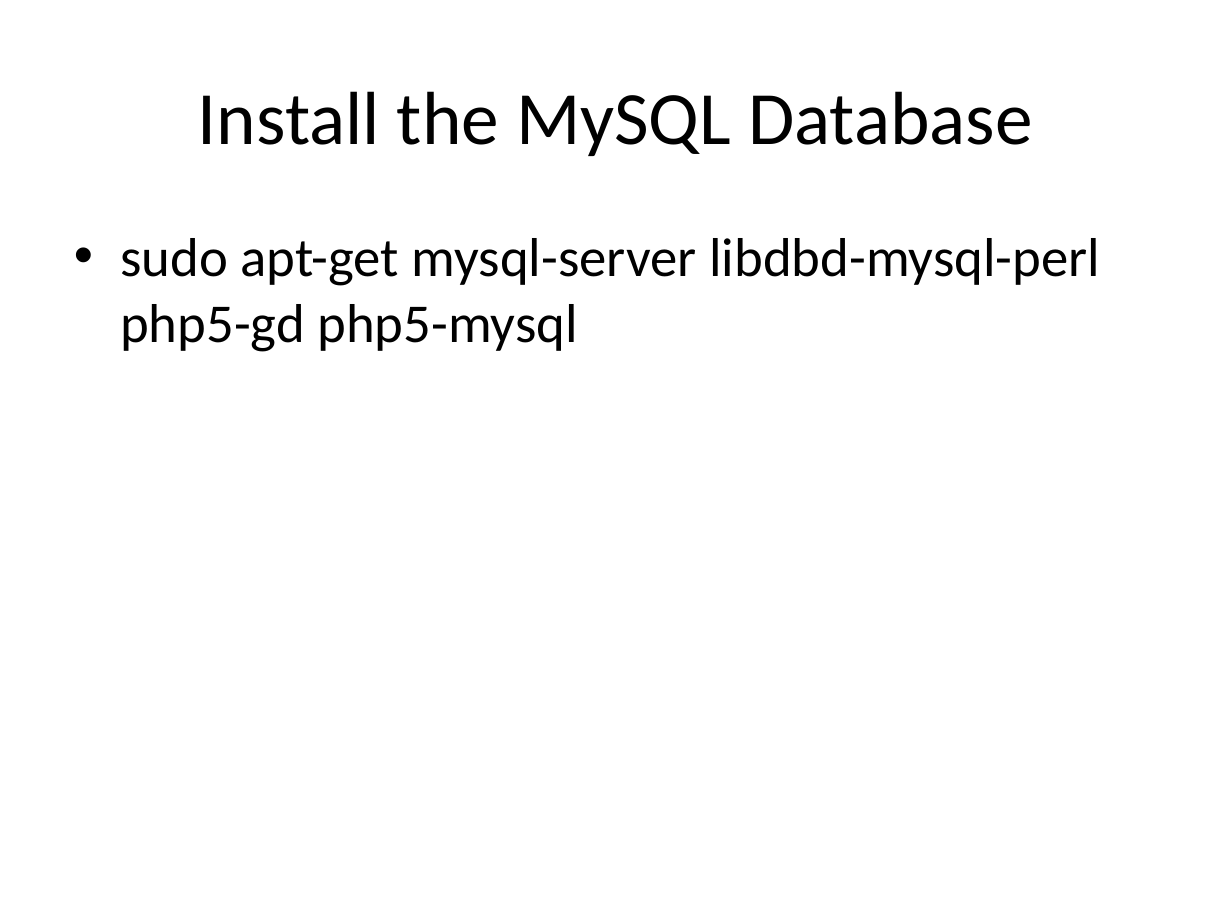
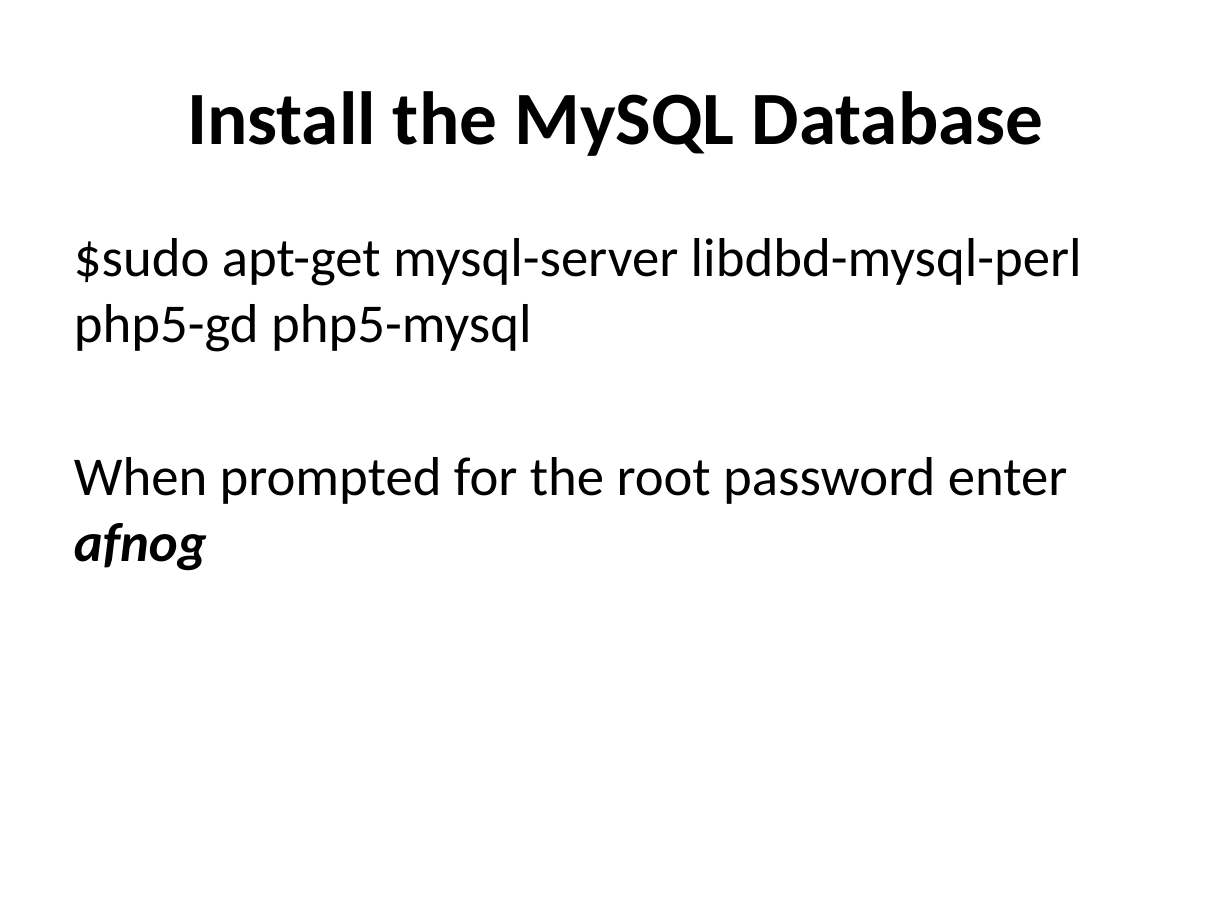
Before and after one commit to afnog/afnog.github.io, a slide deck: slide 11 of sse/postfix/mailfilter-pt2.pptx. Drawn at 1232x924 pixels with LibreOffice and Linux fonts; fonts in the diff are those of the drawing. Boxes give left, top, right and bottom in pixels: in the first picture for what was removed or moved away, otherwise in the second. Text is boxed around its words. In the diff, an @@ line names an element or a change of style, - is before the commit and + after.

Commit message:
/ ‘sse/postfix/mailfilter-pt2.pptx’

```diff
--- a/sse/postfix/mailfilter-pt2.pptx
+++ b/sse/postfix/mailfilter-pt2.pptx
@@ title "Install the MySQL Database" at (187, 91, 1044, 156): bold on @@
@@ text at (74, 238, 1082, 571): text changed @@
-• sudo apt-get mysql-server libdbd-mysql-perl php5-gd php5-mysql
+$sudo apt-get mysql-server libdbd-mysql-perl php5-gd php5-mysql
+When prompted for the root password enter afnog
```
Also in this commit, not shown: 2 other slides changed, 9 slides added, 12 slides removed.
